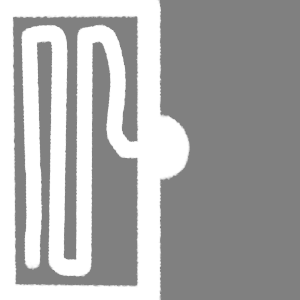
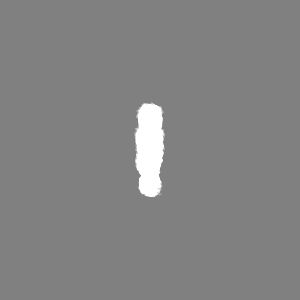
Revision of a layered 300 × 300 image; what changed, layer by layer:
hid "crane" over left=0, top=0, right=190, bottom=300
showed "chain_el", painted on it over left=134, top=71, right=165, bottom=232
